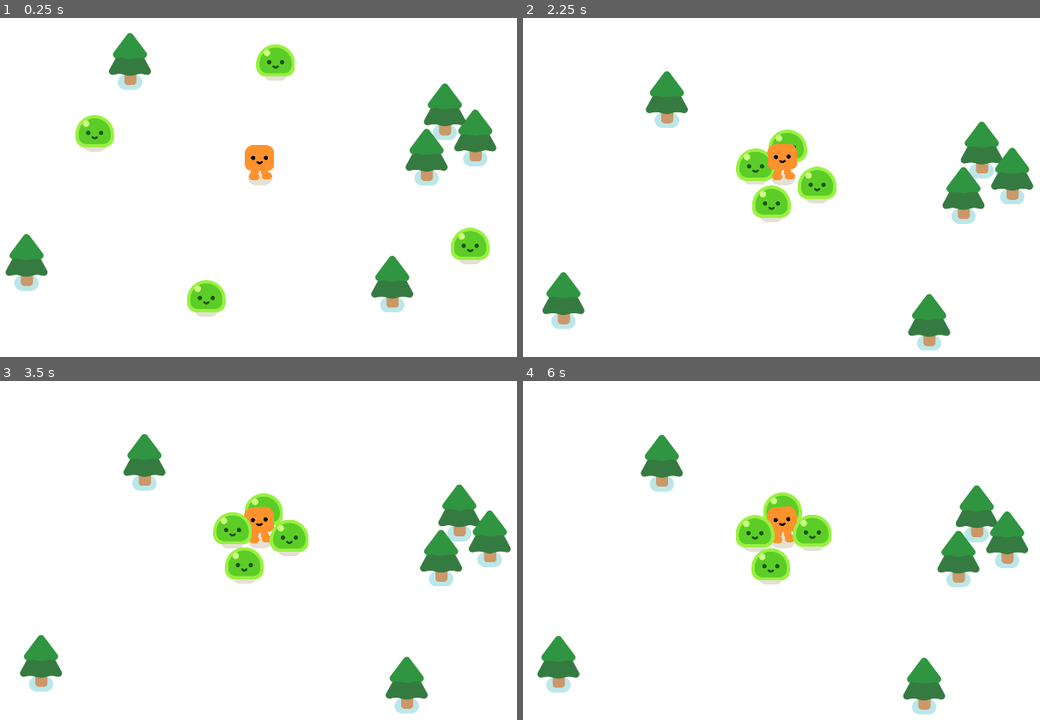
Above: before the commit, frames 1-4 (two rows, left to right).
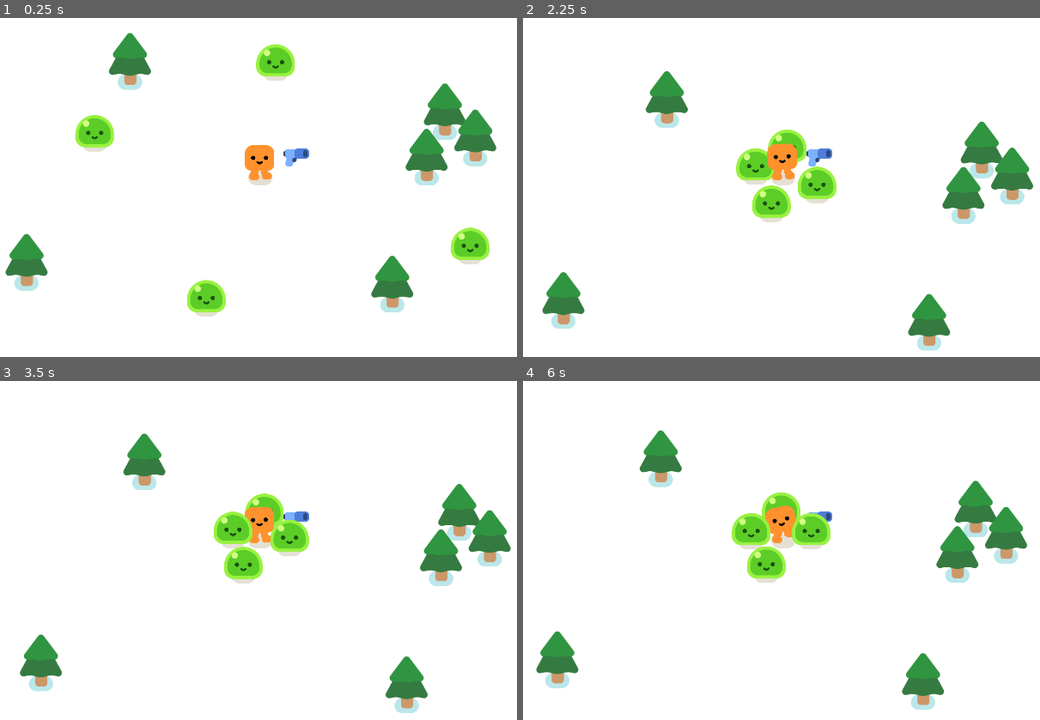
Above: after the commit, the same moments.

Repository: larouxn/godot-vampires
Game: Godot game, scene res://godot_vampires.tscn
Same seed, same stepped clock (60 frames per second), same inputs: the game is played once before the commit and once after it.
Inputs:
- Up to frame 1 (0.25 s): no input
- Up to frame 2 (2.25 s): hold W (move_up) 0.53-2.03 s; hold A (move_left) from 2.03 s (still down)
- Up to frame 3 (3.5 s): keep holding A (move_left)
- Up to frame 4 (6 s): release A (move_left) at 3.53 s; hold S (move_down) 3.53-4.28 s; hold D (move_right) 4.28-5.03 s; hold W (move_up) 5.03-5.78 s; hold D (move_right) from 5.78 s (still down)

The runs differ from the first frame. In frame 1, 0.2% of the frame differs, in the area x 54-60%, y 38-44%; in frame 2, 0.3%; in frame 3, 0.9%; in frame 4, 4.1%, in the area x 2-98%, y 14-99%.

Commit message:
Set up gun scene and add to player

Diff:
--- /dev/null
+++ b/gun.gd
@@ -0,0 +1,8 @@
+extends Area2D
+
+func _physics_process(_delta):
+	var enemies_in_range = get_overlapping_bodies()
+
+	if enemies_in_range.size() > 0:
+		var target_enemy = enemies_in_range.front()
+		look_at(target_enemy.global_position)
--- /dev/null
+++ b/gun.tscn
@@ -0,0 +1,24 @@
+[gd_scene load_steps=4 format=3 uid="uid://de841p35ka4ms"]
+
+[ext_resource type="Script" path="res://gun.gd" id="1_n6ck1"]
+[ext_resource type="Texture2D" uid="uid://cswb5do8rrj7q" path="res://pistol/pistol.png" id="1_q06eo"]
+
+[sub_resource type="CircleShape2D" id="CircleShape2D_p15i8"]
+radius = 549.045
+
+[node name="Gun" type="Area2D"]
+collision_layer = 0
+collision_mask = 2
+script = ExtResource("1_n6ck1")
+
+[node name="CollisionShape2D" type="CollisionShape2D" parent="."]
+shape = SubResource("CircleShape2D_p15i8")
+
+[node name="WeaponPivot" type="Marker2D" parent="."]
+
+[node name="Pistol" type="Sprite2D" parent="WeaponPivot"]
+position = Vector2(101, -10)
+texture = ExtResource("1_q06eo")
+
+[node name="ShootingPoint" type="Marker2D" parent="WeaponPivot/Pistol"]
+position = Vector2(26, -11)
--- a/player.tscn
+++ b/player.tscn
@@ -1,7 +1,8 @@
-[gd_scene load_steps=4 format=3 uid="uid://c1truuqjuhjqb"]
+[gd_scene load_steps=5 format=3 uid="uid://c1truuqjuhjqb"]
 
 [ext_resource type="PackedScene" uid="uid://pbmyh1qru7p" path="res://characters/happy_boo/happy_boo.tscn" id="1_shb6e"]
 [ext_resource type="Script" path="res://player.gd" id="1_tff8f"]
+[ext_resource type="PackedScene" uid="uid://de841p35ka4ms" path="res://gun.tscn" id="3_nh8um"]
 
 [sub_resource type="CircleShape2D" id="CircleShape2D_46wc6"]
 radius = 31.0
@@ -16,3 +17,6 @@
 shape = SubResource("CircleShape2D_46wc6")
 
 [node name="Camera2D" type="Camera2D" parent="."]
+
+[node name="Gun" parent="." instance=ExtResource("3_nh8um")]
+position = Vector2(0, -46)
